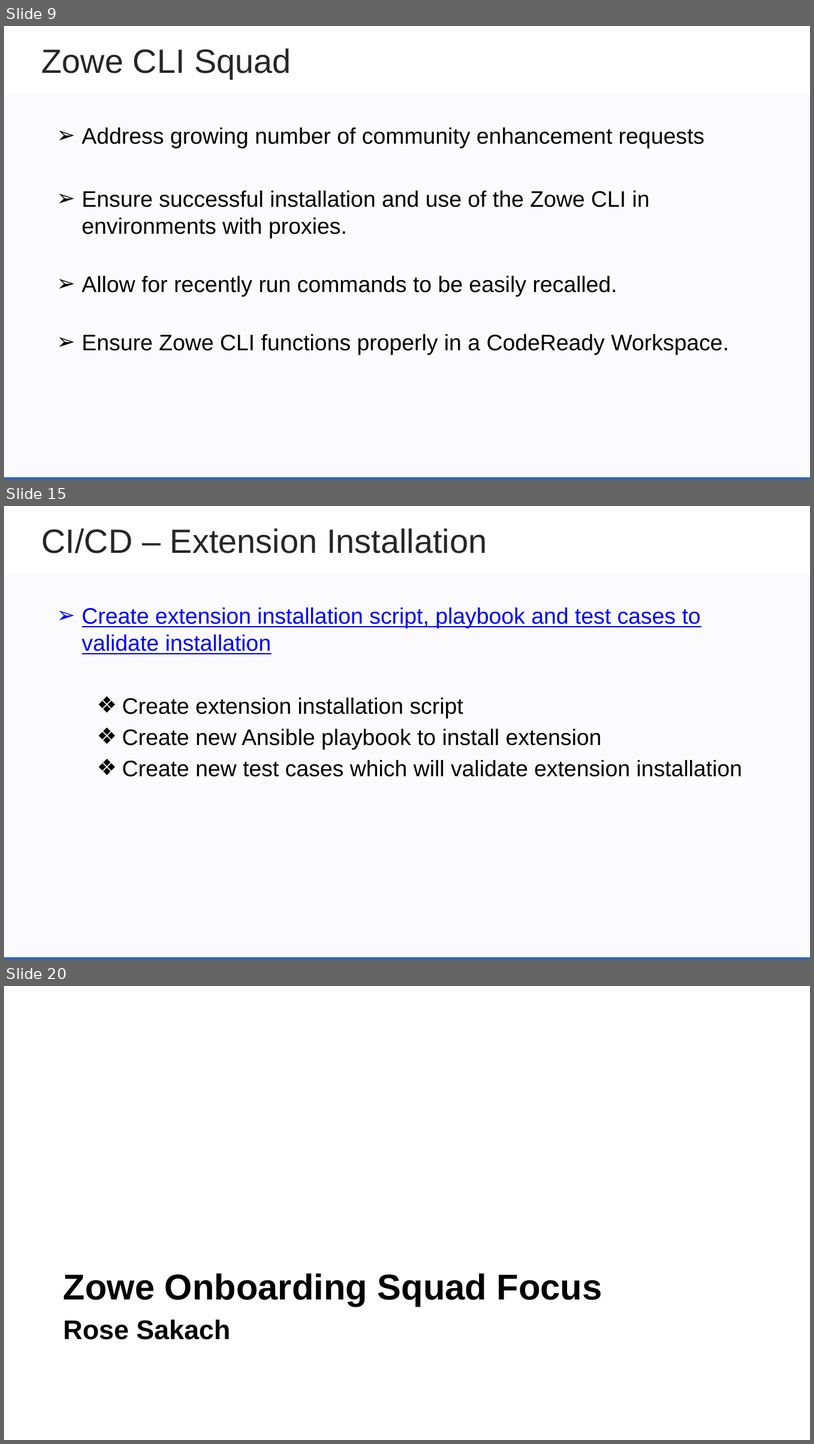
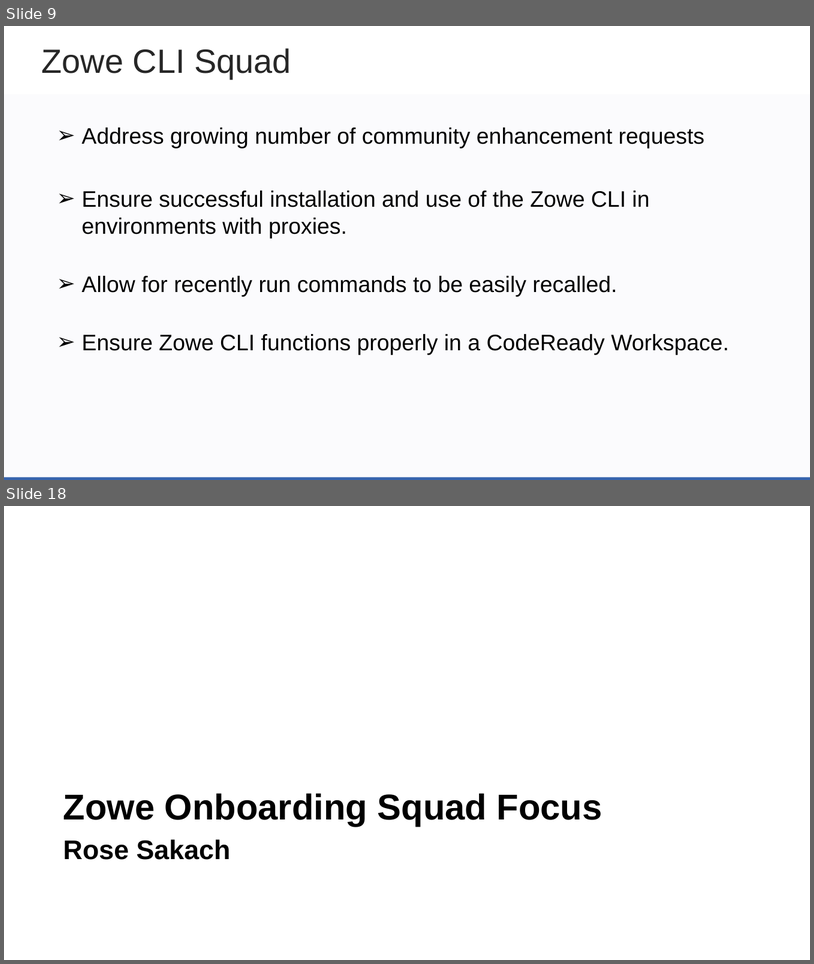
Before and after one commit to zowe/community, a slide deck: Project Management/PI Planning/20PI4 Planning/Zowe Community Squad Focus for 20PI4.pptx. Shown one above the other, each under a label of ours: slides 9, 15 and 20 before the commit, slides 9 and 18 after it; the slides between them are not shown. The pictures are 814x1444 and 814x964 pixels, drawn with LibreOffice and Linux fonts; fonts in the diff are those of the drawing; background and template pictures are left out. Boxes give left, top, right and bottom in pixels: in the first picture for what was removed or moved away, otherwise in the second. Text is boxed around its words. In the diff, an @@ line names an element or a change of style, - is before the commit and + after.

```diff
--- a/Project Management/PI Planning/20PI4 Planning/Zowe Community Squad Focus for 20PI4.pptx
+++ b/Project Management/PI Planning/20PI4 Planning/Zowe Community Squad Focus for 20PI4.pptx
@@ slide 15 removed at (4, 506, 810, 960), background #FFFFFF; not listed: 2 template elements that a slide beside it also shows @@
@@ text removed at (41, 528, 487, 553) @@
-CI/CD – Extension Installation
@@ text removed at (82, 607, 743, 777) @@
-➢ Create extension installation script, playbook and test cases to validate installation
-  ❖ Create extension installation script
-  ❖ Create new Ansible playbook to install extension
-  ❖ Create new test cases which will validate extension installation
@@ what was slide 20 is now slide 18 @@
```
Also in this commit, not shown: 6 slides changed, 2 slides added, 3 other slides removed.
